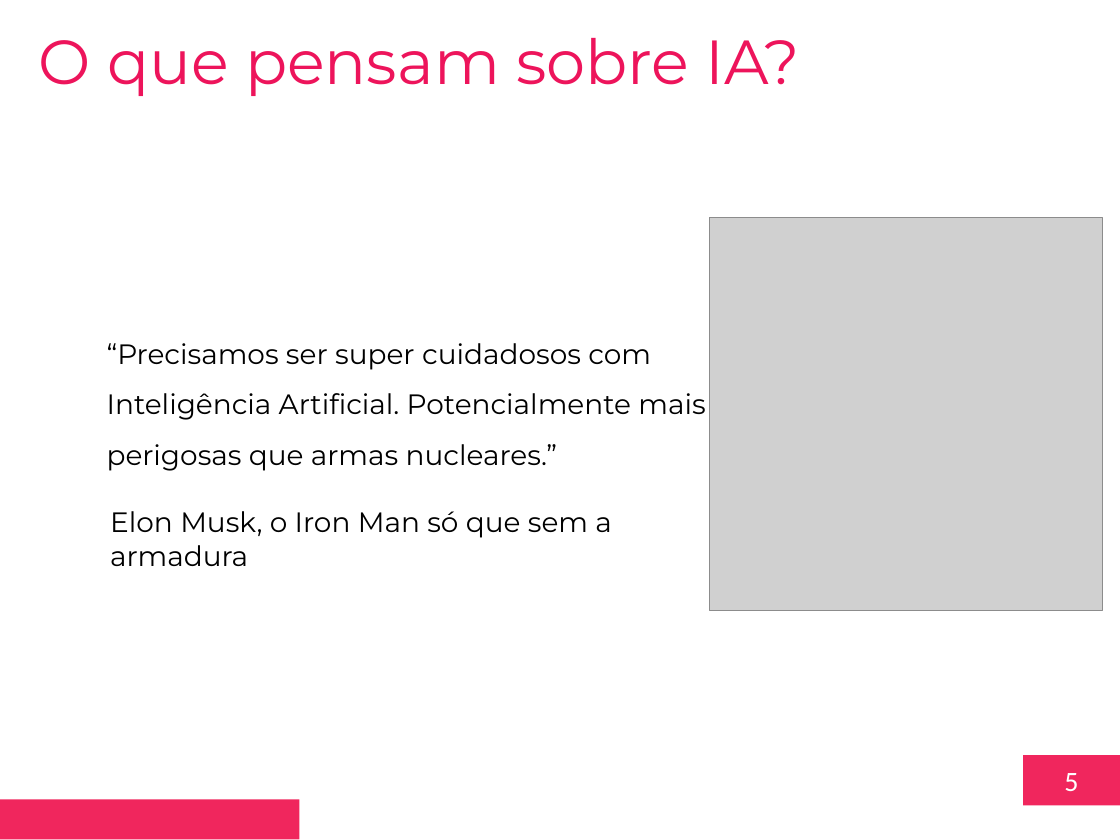
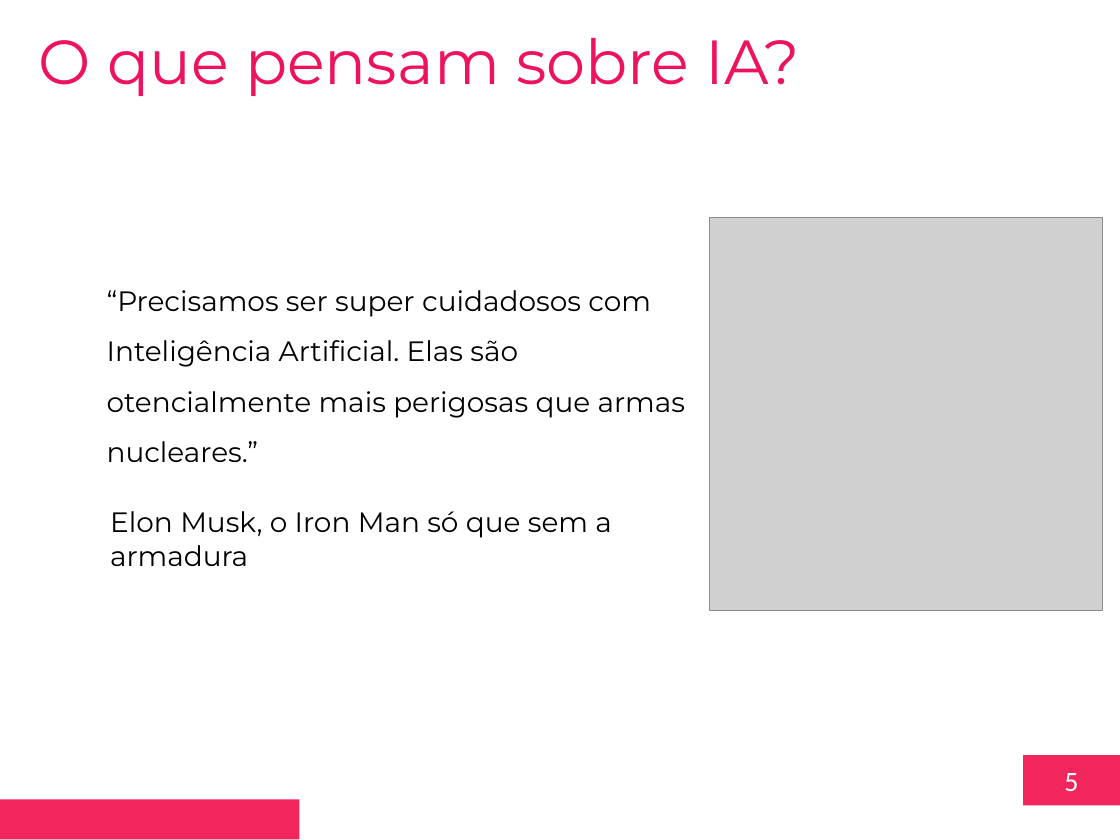
Before and after one commit to toyusan/aula-fiap-disruptive-archs, a slide deck: slide 5 of Aula 07/2023.03.24 Aula 07 – Introdução a Redes Neurais - Redes Multicamadas.pptx. Drawn at 1120x840 pixels with LibreOffice and Linux fonts; fonts in the diff are those of the drawing; grey boxes stand for pictures; background and template pictures are left out. Boxes give left, top, right and bottom in pixels: in the first picture for what was removed or moved away, otherwise in the second. Text is boxed around its words. In the diff, an @@ line names an element or a change of style, - is before the commit and + after.

```diff
--- a/Aula 07/2023.03.24 Aula 07 – Introdução a Redes Neurais - Redes Multicamadas.pptx
+++ b/Aula 07/2023.03.24 Aula 07 – Introdução a Redes Neurais - Redes Multicamadas.pptx
@@ text at <box>107,290,685,418</box>: text changed @@
-  “Precisamos ser super cuidadosos com Inteligência Artificial. Potencialmente mais perigosas que armas nucleares.”
+  “Precisamos ser super cuidadosos com Inteligência Artificial. Elas são otencialmente mais perigosas que armas nucleares.”
```
Also in this commit, not shown: 6 other slides changed, 4 slides added, 13 other files.
